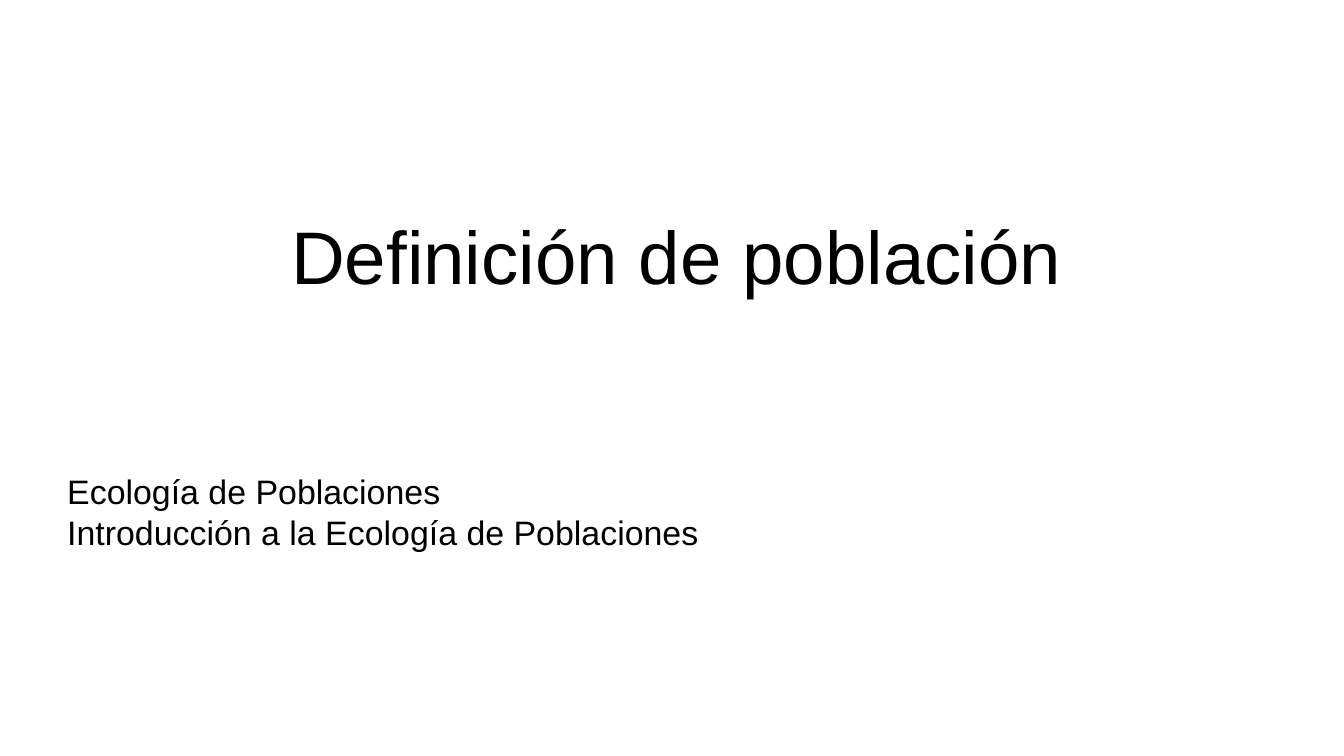
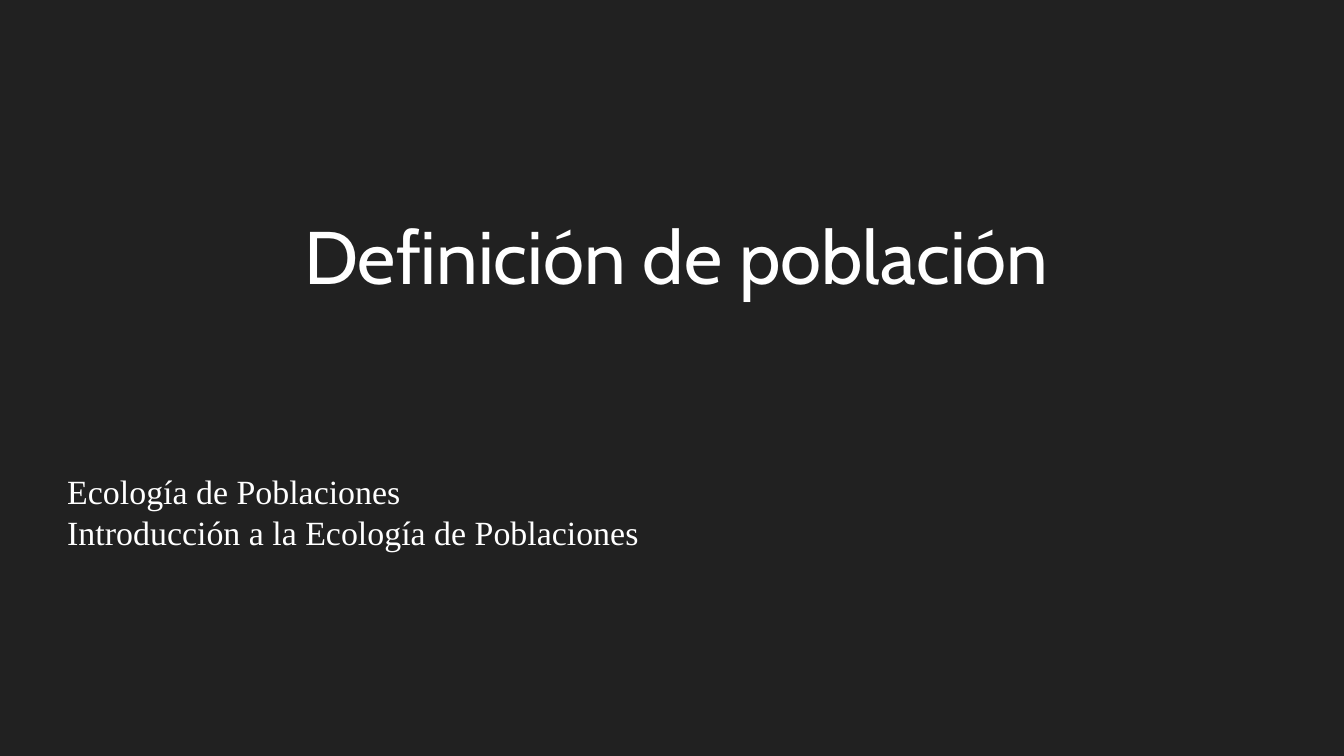
Before and after one commit to gerardommc/Ecologia-poblaciones, a slide deck: slide 1 of Unidad-1/Poblacion.odp. Drawn at 1344x756 pixels with LibreOffice and Linux fonts; fonts in the diff are those of the drawing. Boxes give left, top, right and bottom in pixels: in the first picture for what was removed or moved away, otherwise in the second. Text is boxed around its words. In the diff, an @@ line names an element or a change of style, - is before the commit and + after.

Commit message:
Cambios poblacion 2

```diff
--- a/Unidad-1/Poblacion.odp
+++ b/Unidad-1/Poblacion.odp
@@ background #FFFFFF to #212121 @@
@@ title "Definición de población" at (304,228,1048,301): font Arial to Cabin, text colour #000000 to #FFFFFF @@
@@ subtitle "Ecología de Poblaciones" at (67,480,639,552): font Arial to Times New Roman, text colour #000000 to #FFFFFF @@
```
Also in this commit, not shown: 14 other slides changed, 4 slides added, 1 other file.
